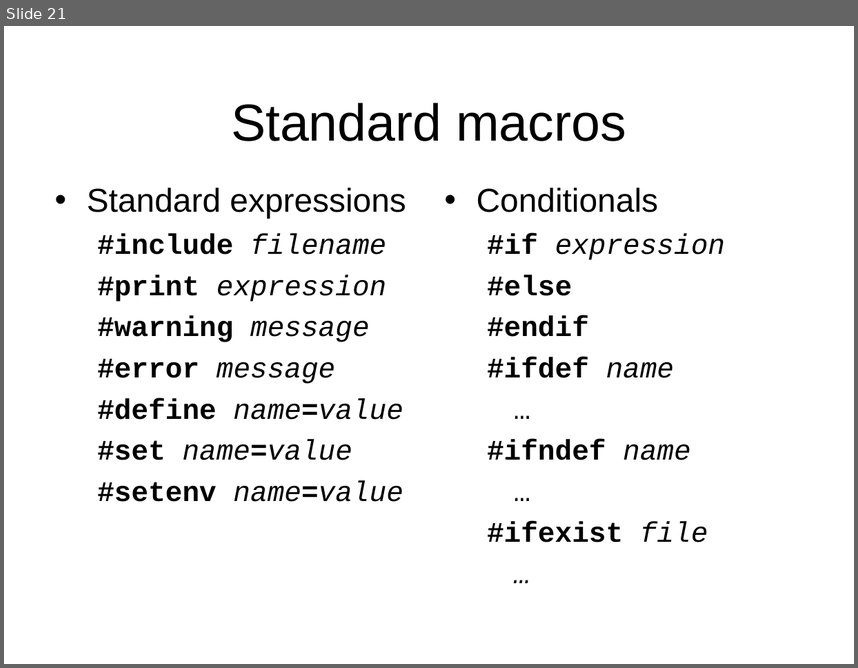
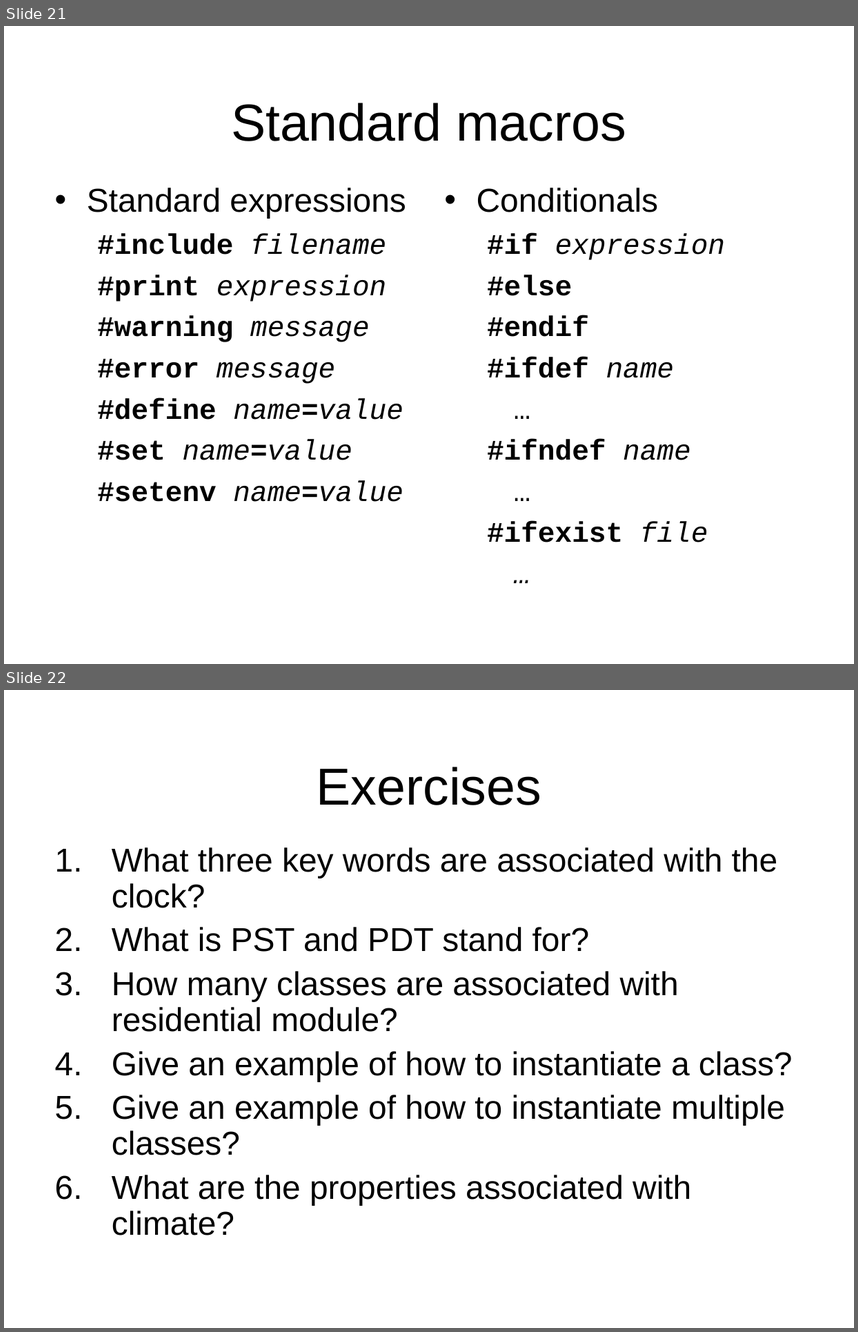
Before and after one commit to gridlab-d/course, a slide deck: 1.5 - Modeling language basics.pps. Shown one above the other, each under a label of ours: slide 21 before the commit, slides 21 and 22 after it. The pictures are 858x668 and 858x1332 pixels, drawn with LibreOffice and Linux fonts; fonts in the diff are those of the drawing; background and template pictures are left out. Boxes give left, top, right and bottom in pixels: in the first picture for what was removed or moved away, otherwise in the second. Text is boxed around its words. In the diff, an @@ line names an element or a change of style, - is before the commit and + after.

```diff
--- a/1.5 - Modeling language basics.pps
+++ b/1.5 - Modeling language basics.pps
@@ slide 22 added at box(4, 690, 854, 1328), background picture (left out) @@
@@ title added at box(317, 767, 542, 805), 44 pt, text #000000 @@
+Exercises
@@ text added at box(112, 847, 793, 1235), 28 pt, text #000000 @@
+1. What three key words are associated with the clock?
+2. What is PST and PDT stand for?
+3. How many classes are associated with residential module?
+4. Give an example of how to instantiate a class?
+5. Give an example of how to instantiate multiple classes?
+6. What are the properties associated with climate?
```
Also in this commit, not shown: 1 slide removed, 2 other files.
